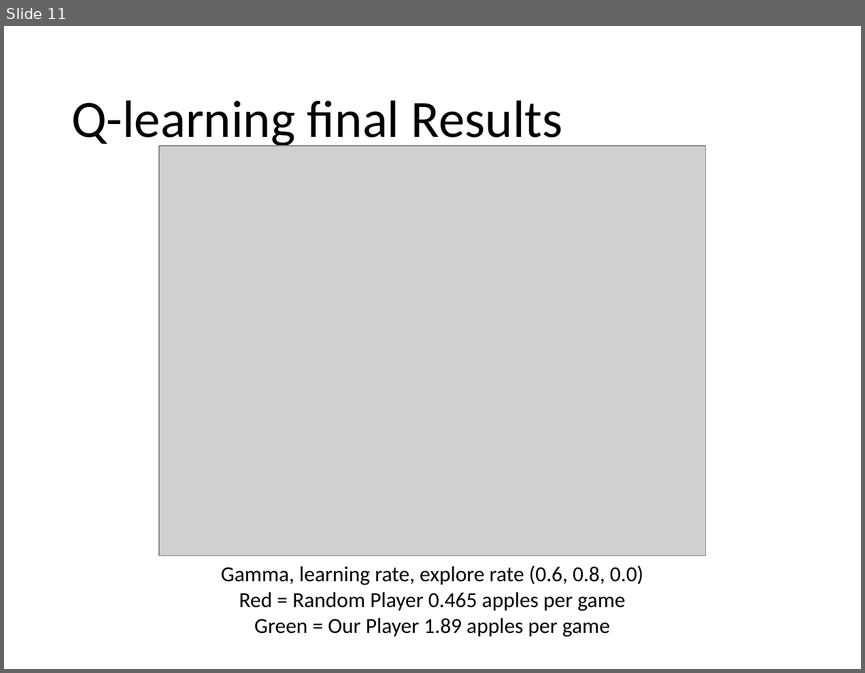
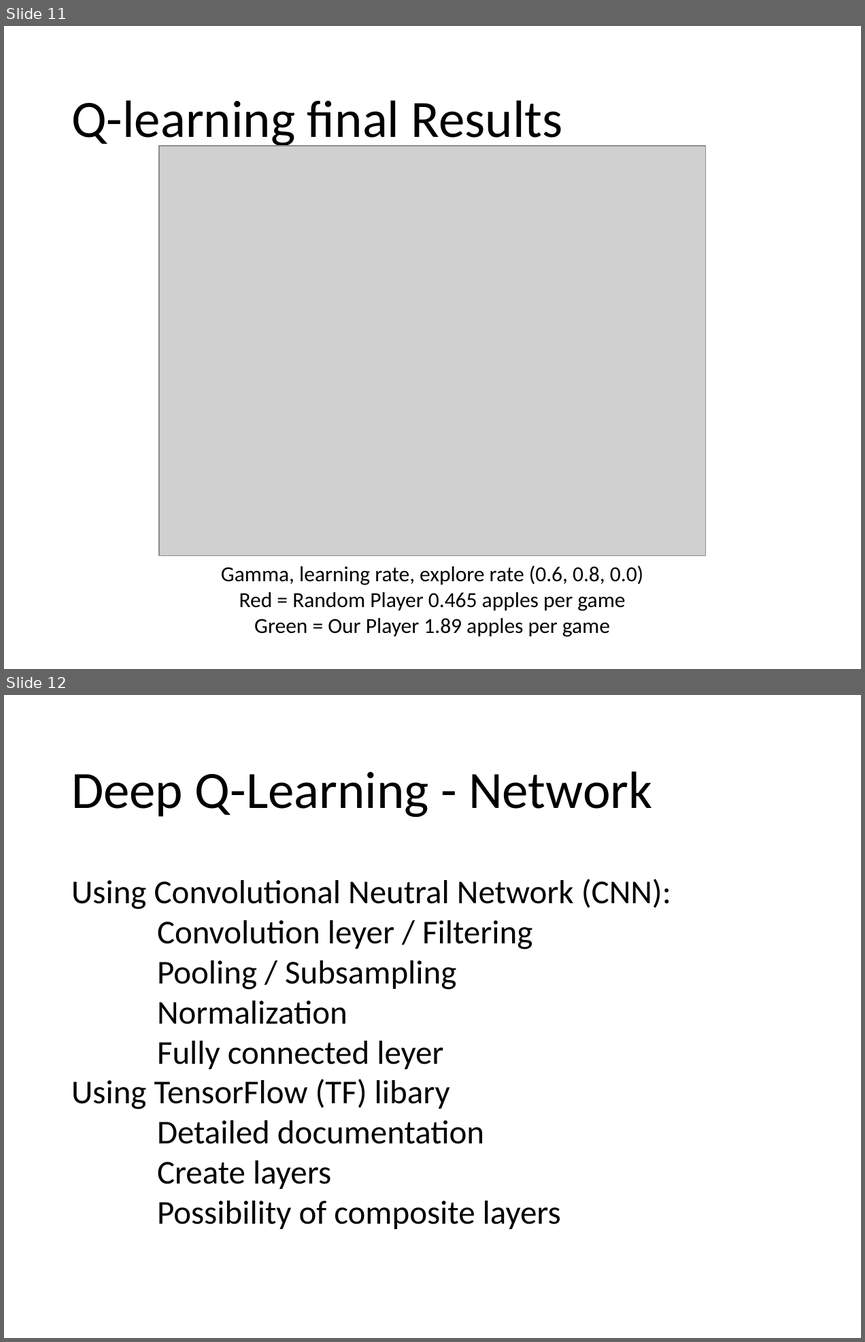
Before and after one commit to antonbulat/SnakeProject, a slide deck: Abgabe_09/Snake_overview.pptx. Shown one above the other, each under a label of ours: slide 11 before the commit, slides 11 and 12 after it. The pictures are 865x673 and 865x1342 pixels, drawn with LibreOffice and Linux fonts; fonts in the diff are those of the drawing; grey boxes stand for pictures. Boxes give left, top, right and bottom in pixels: in the first picture for what was removed or moved away, otherwise in the second. Text is boxed around its words. In the diff, an @@ line names an element or a change of style, - is before the commit and + after.

```diff
--- a/Abgabe_09/Snake_overview.pptx
+++ b/Abgabe_09/Snake_overview.pptx
@@ slide 12 added at box(4, 695, 861, 1338), background #FFFFFF @@
@@ text added at box(71, 771, 652, 817), 44 pt, text #000000 @@
+Deep Q-Learning - Network
@@ text added at box(71, 879, 671, 1229), 28 pt, text #000000 @@
+Using Convolutional Neutral Network (CNN):
+Convolution leyer / Filtering
+Pooling / Subsampling
+Normalization
+Fully connected leyer
+Using TensorFlow (TF) libary
+  Detailed documentation
+  Create layers
+  Possibility of composite layers
```
Also in this commit, not shown: 3 other slides added, 1 other file.
